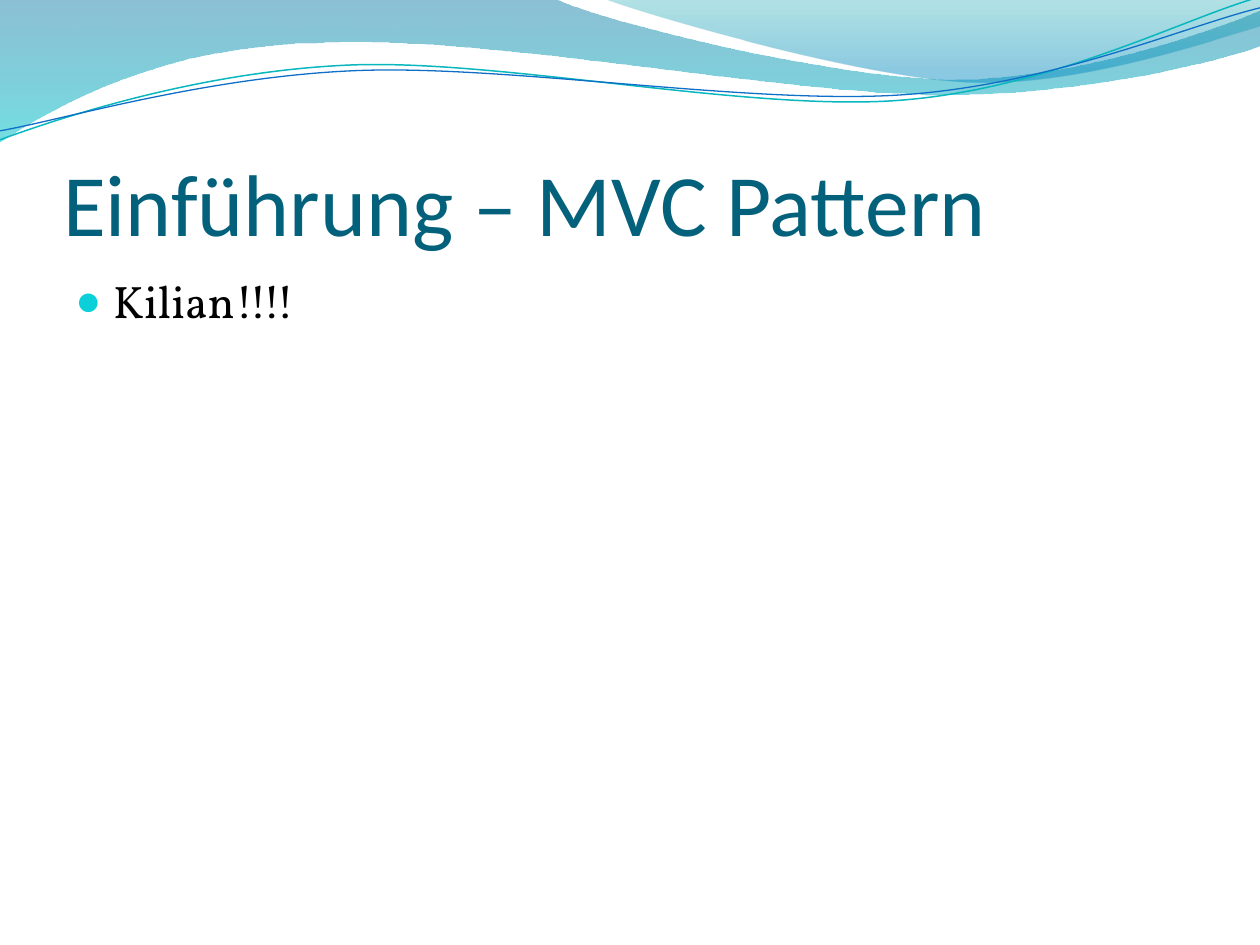
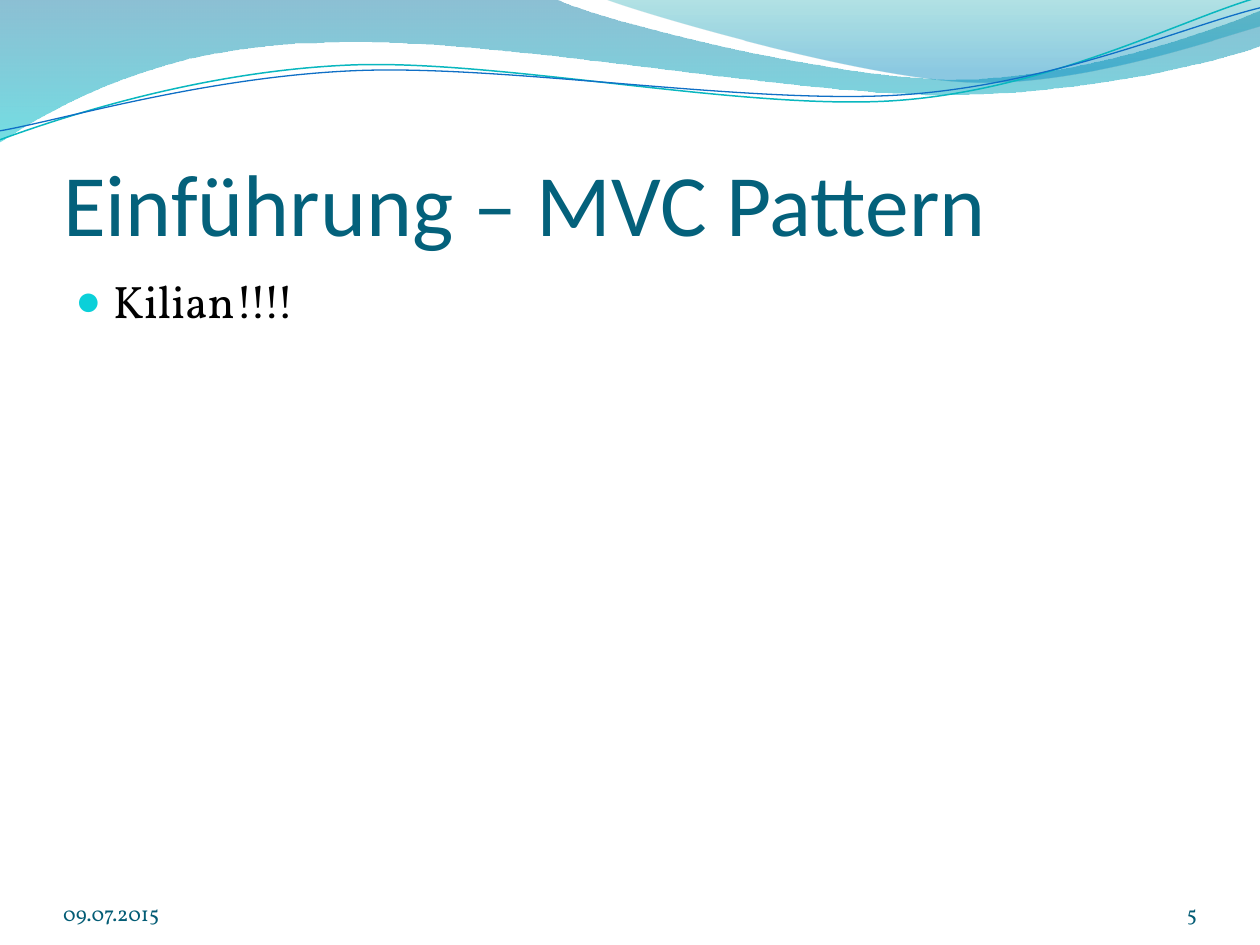
Before and after one commit to wf5ss2015/wfprj, a slide deck: slide 5 of Lehrveranstaltungsmanagement_Präsentation.pptx. Drawn at 1260x945 pixels with LibreOffice and Linux fonts; fonts in the diff are those of the drawing; background and template pictures are left out. Boxes give left, top, right and bottom in pixels: in the first picture for what was removed or moved away, otherwise in the second. Text is boxed around its words. In the diff, an @@ line names an element or a change of style, - is before the commit and + after.

```diff
--- a/Lehrveranstaltungsmanagement_Präsentation.pptx
+++ b/Lehrveranstaltungsmanagement_Präsentation.pptx
@@ text added at (63,909,159,925), 12 pt, text #045D75 @@
+09.07.2015
@@ page number added at (1187,909,1197,925), 12 pt, text #045D75 @@
+5
```
Also in this commit, not shown: 7 other slides changed, 42 slides added, 15 slides removed, 1 other file.
